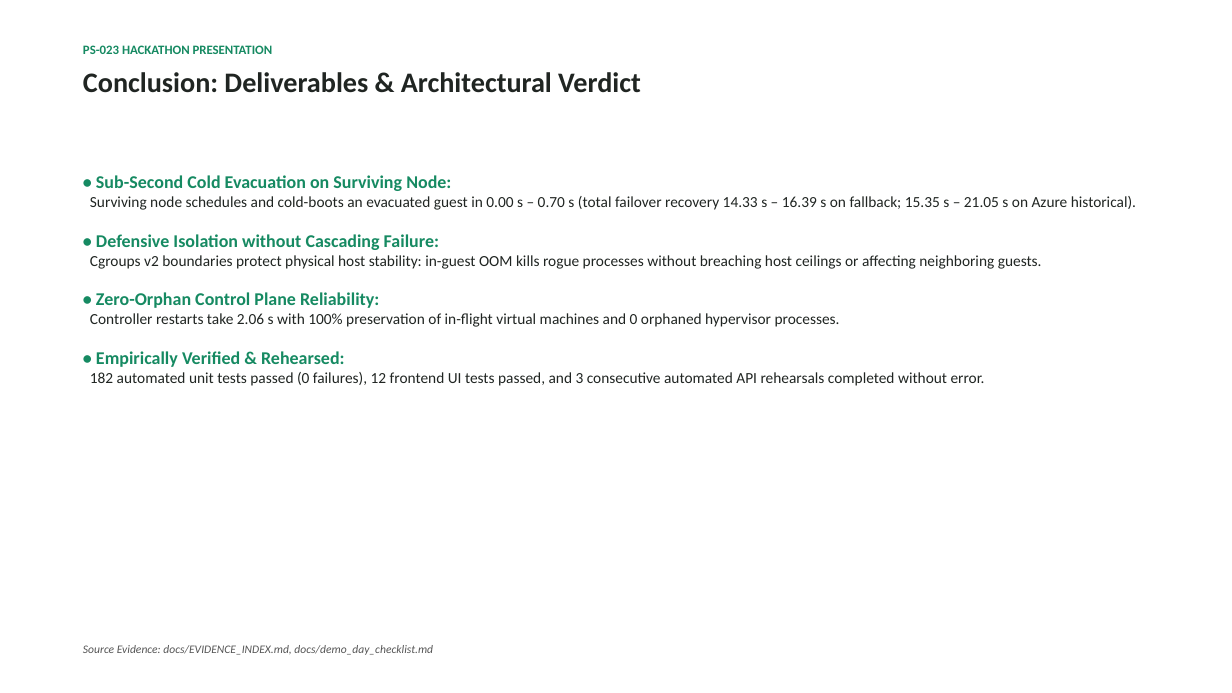
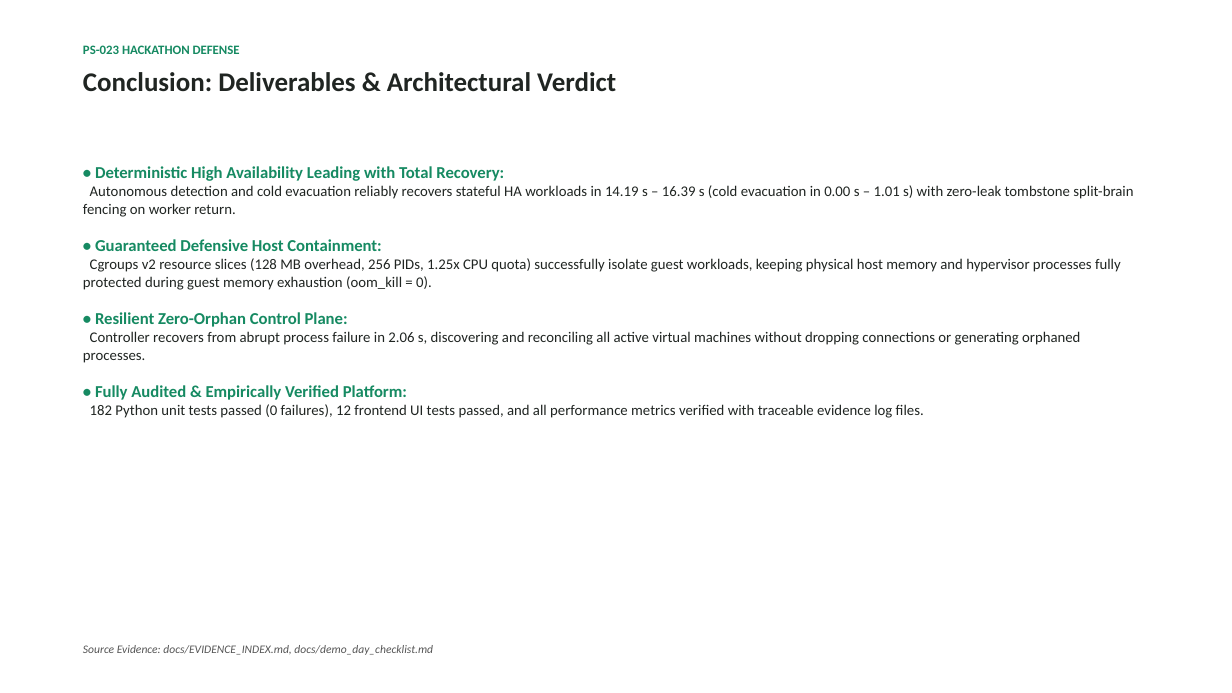
Before and after one commit to aiori-hackathon/A3-PS023-TC246, a slide deck: slide 11 of docs/deck/ps023_draft.pptx (slide 16 before the commit). Drawn at 1232x693 pixels with LibreOffice and Linux fonts; fonts in the diff are those of the drawing. Boxes give left, top, right and bottom in pixels: in the first picture for what was removed or moved away, otherwise in the second. Text is boxed around its words. In the diff, an @@ line names an element or a change of style, - is before the commit and + after.

Commit message:
docs: streamline presentation deck to 12 audited slides and update evidence citations

```diff
--- a/docs/deck/ps023_draft.pptx
+++ b/docs/deck/ps023_draft.pptx
@@ text at box(83, 45, 240, 54): text changed @@
-PS-023 HACKATHON PRESENTATION
+PS-023 HACKATHON DEFENSE
@@ text "Conclusion: Deliverables & Architectural Verdict" at box(83, 72, 616, 92): size 22 to 21 pt @@
@@ text at box(83, 166, 1133, 418): text changed; size 12 to 11.5 pt @@
-• Sub-Second Cold Evacuation on Surviving Node:
-Surviving node schedules and cold-boots an evacuated guest in 0.00 s – 0.70 s (total failover recovery 14.33 s – 16.39 s on fallback; 15.35 s – 21.05 s on Azure historical).
-• Defensive Isolation without Cascading Failure:
-Cgroups v2 boundaries protect physical host stability: in-guest OOM kills rogue processes without breaching host ceilings or affecting neighboring guests.
-• Zero-Orphan Control Plane Reliability:
-Controller restarts take 2.06 s with 100% preservation of in-flight virtual machines and 0 orphaned hypervisor processes.
-• Empirically Verified & Rehearsed:
-182 automated unit tests passed (0 failures), 12 frontend UI tests passed, and 3 consecutive automated API rehearsals completed without error.
+• Deterministic High Availability Leading with Total Recovery:
+Autonomous detection and cold evacuation reliably recovers stateful HA workloads in 14.19 s – 16.39 s (cold evacuation in 0.00 s – 1.01 s) with zero-leak tombstone split-brain fencing on worker return.
+• Guaranteed Defensive Host Containment:
+Cgroups v2 resource slices (128 MB overhead, 256 PIDs, 1.25x CPU quota) successfully isolate guest workloads, keeping physical host memory and hypervisor processes fully protected during guest memory exhaustion (oom_kill = 0).
+• Resilient Zero-Orphan Control Plane:
+Controller recovers from abrupt process failure in 2.06 s, discovering and reconciling all active virtual machines without dropping connections or generating orphaned processes.
+• Fully Audited & Empirically Verified Platform:
+182 Python unit tests passed (0 failures), 12 frontend UI tests passed, and all performance metrics verified with traceable evidence log files.
```
Also in this commit, not shown: 9 other slides changed, 2 slides added, 8 slides removed, 20 other files.
